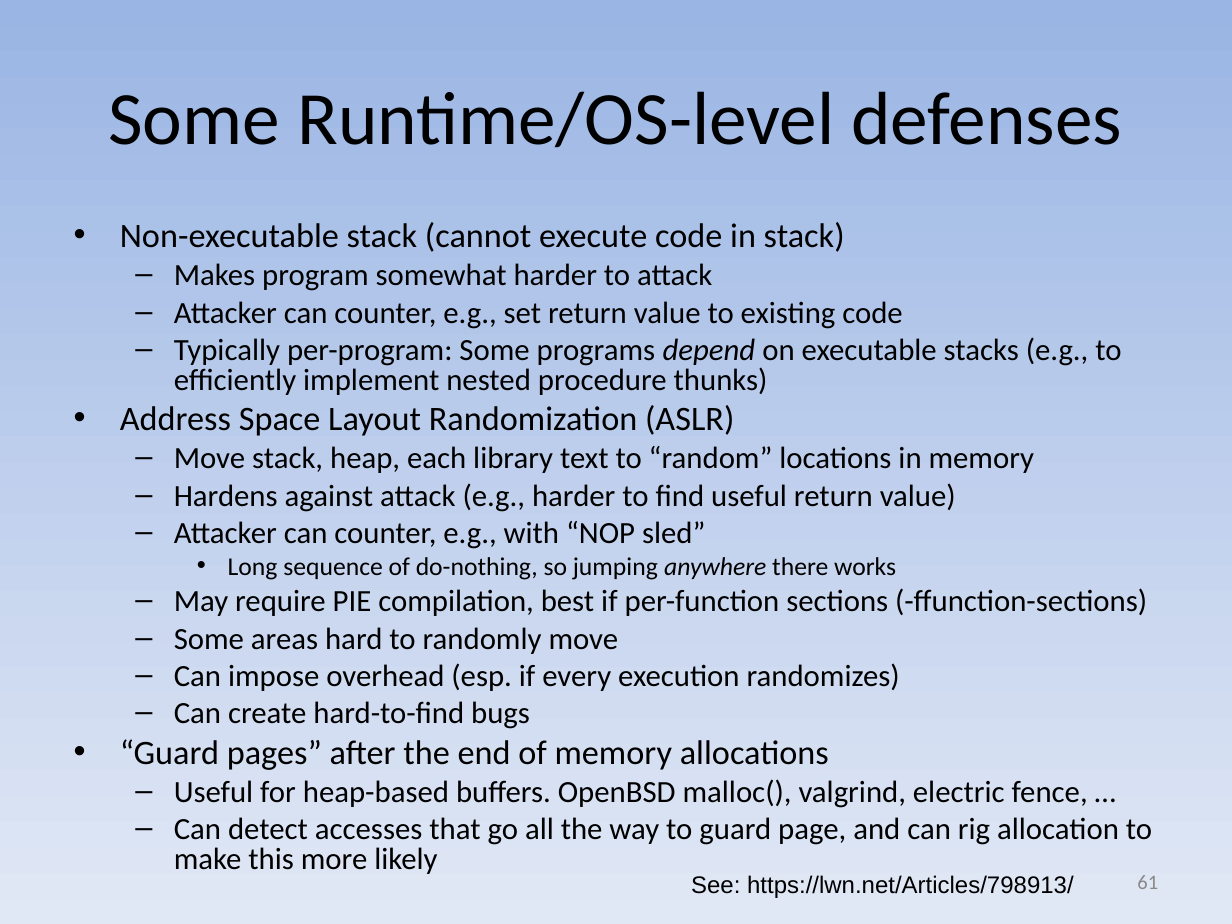
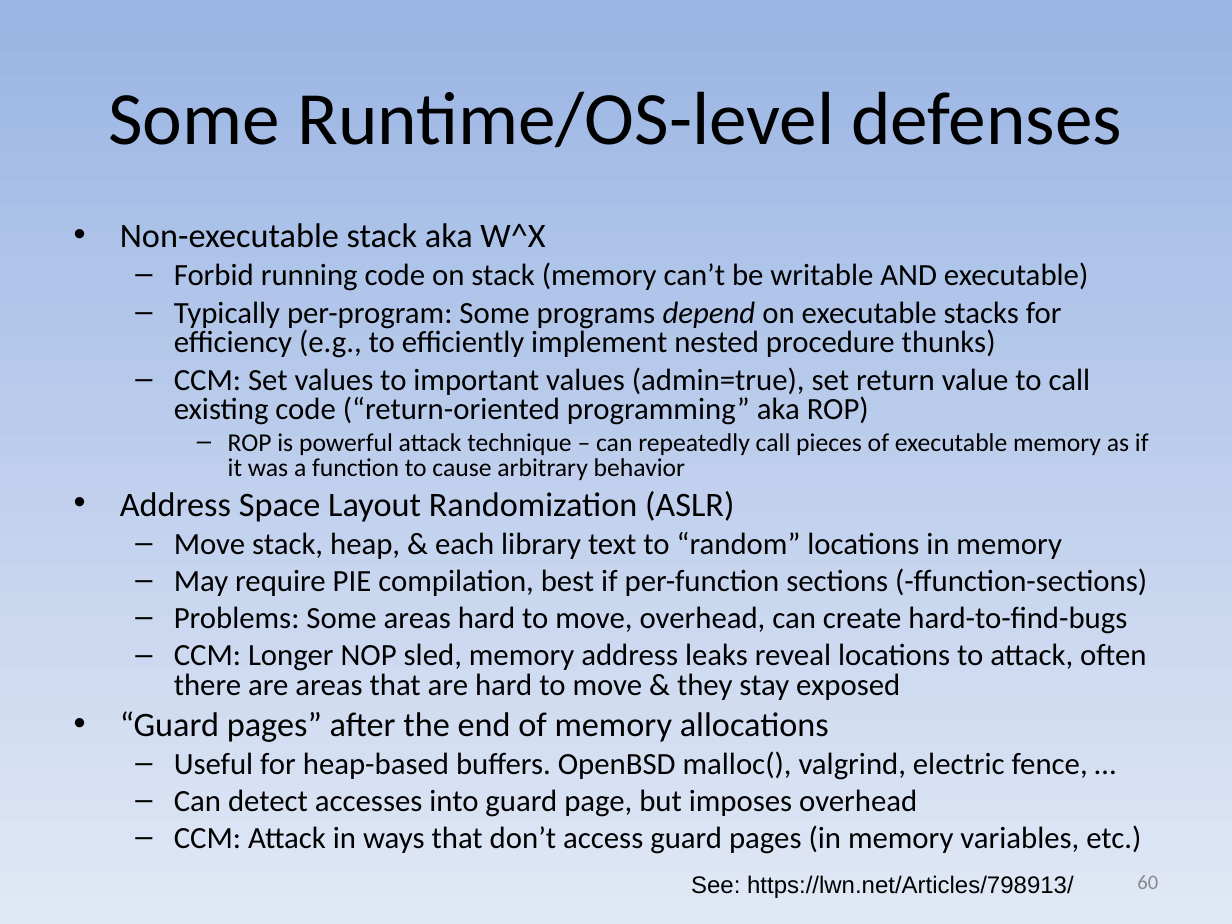
Before and after one commit to david-a-wheeler/david-a-wheeler.github.io, a slide deck: slide 60 of secure-class/presentations/Secure-Software-3-Buffer-Overflow.ppt (slide 61 before the commit). Drawn at 1232x924 pixels with LibreOffice and Linux fonts; fonts in the diff are those of the drawing. Boxes give left, top, right and bottom in pixels: in the first picture for what was removed or moved away, otherwise in the second. Text is boxed around its words. In the diff, an @@ line names an element or a change of style, - is before the commit and + after.

```diff
--- a/secure-class/presentations/Secure-Software-3-Buffer-Overflow.ppt
+++ b/secure-class/presentations/Secure-Software-3-Buffer-Overflow.ppt
@@ text at (120, 223, 1149, 480): text changed @@
-• Non-executable stack (cannot execute code in stack)
-  – Makes program somewhat harder to attack
-  – Attacker can counter, e.g., set return value to existing code
-  – Typically per-program: Some programs depend on executable stacks (e.g., to efficiently implement nested procedure thunks)
+• Non-executable stack aka W^X
+  – Forbid running code on stack (memory can’t be writable AND executable)
+  – Typically per-program: Some programs depend on executable stacks for efficiency (e.g., to efficiently implement nested procedure thunks)
+  – CCM: Set values to important values (admin=true), set return value to call existing code (“return-oriented programming” aka ROP)
+    – ROP is powerful attack technique – can repeatedly call pieces of executable memory as if it was a function to cause arbitrary behavior
@@ text at (174, 532, 1061, 559): text changed @@
-  – Move stack, heap, each library text to “random” locations in memory
-  – Hardens against attack (e.g., harder to find useful return value)
-  – Attacker can counter, e.g., with “NOP sled”
-    • Long sequence of do-nothing, so jumping anywhere there works
+  – Move stack, heap, & each library text to “random” locations in memory
@@ text at (174, 606, 1146, 700): text changed @@
-  – Some areas hard to randomly move
-  – Can impose overhead (esp. if every execution randomizes)
-  – Can create hard-to-find bugs
+  – Problems: Some areas hard to move, overhead, can create hard-to-find-bugs
+  – CCM: Longer NOP sled, memory address leaks reveal locations to attack, often there are areas that are hard to move & they stay exposed
@@ text at (174, 789, 1141, 854): text changed @@
-  – Can detect accesses that go all the way to guard page, and can rig allocation to make this more likely
+  – Can detect accesses into guard page, but imposes overhead
+  – CCM: Attack in ways that don’t access guard pages (in memory variables, etc.)
@@ page number at (1137, 875, 1158, 889): text changed @@
-61
+60
```
Also in this commit, not shown: 6 other slides changed, 2 slides added, 2 slides removed.
